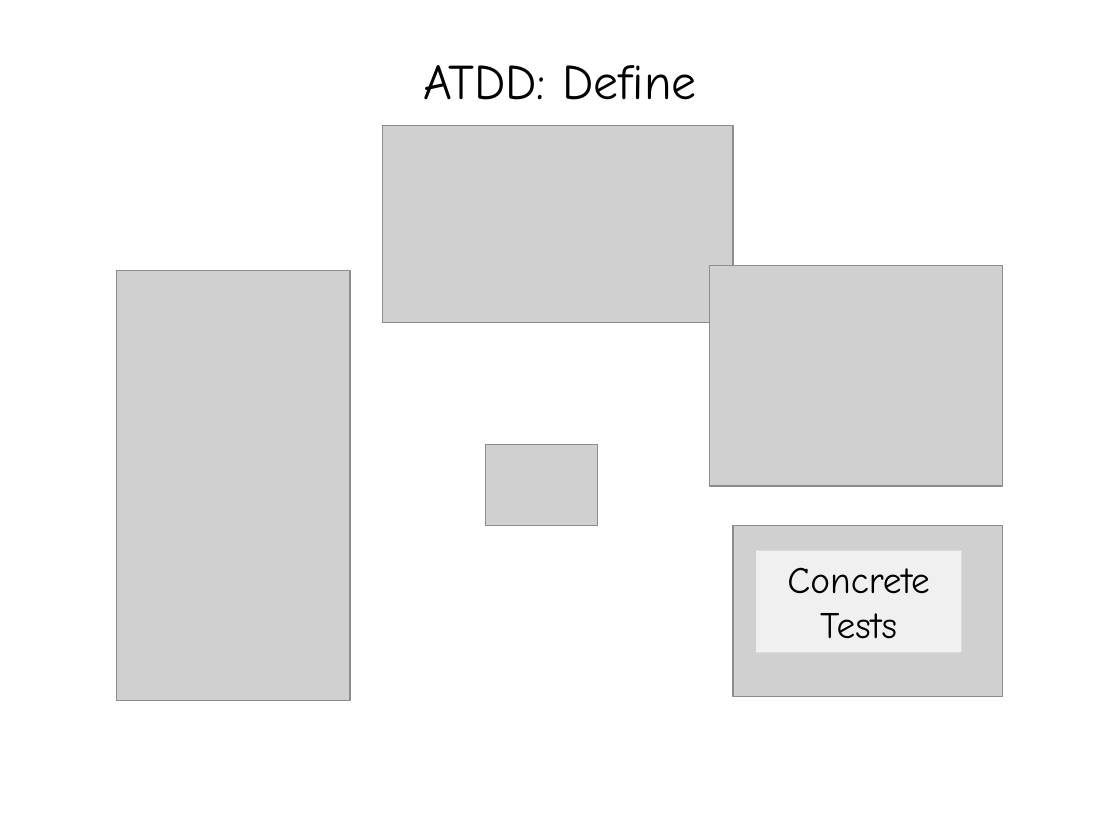
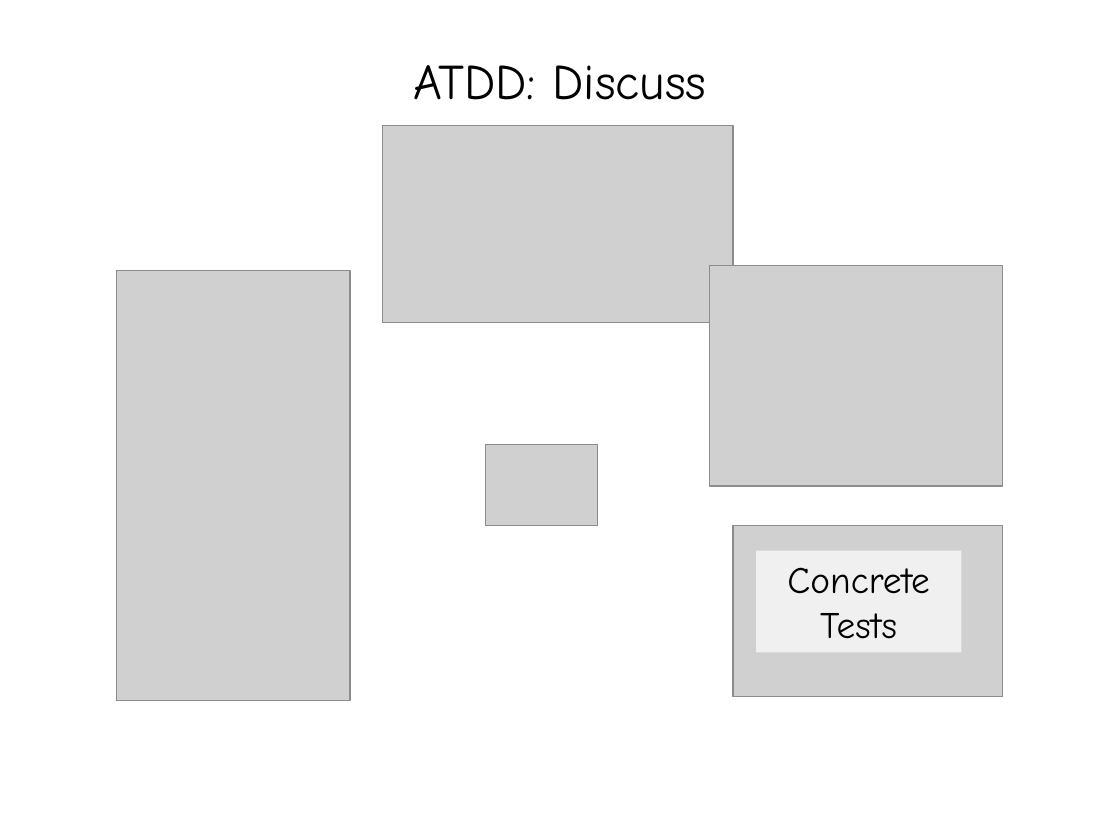
Before and after one commit to testobsessed/ATDD-demo, a slide deck: slide 2 of doc/atdd-overview.pptx. Drawn at 1120x840 pixels with LibreOffice and Linux fonts; fonts in the diff are those of the drawing; grey boxes stand for pictures. Boxes give left, top, right and bottom in pixels: in the first picture for what was removed or moved away, otherwise in the second. Text is boxed around its words. In the diff, an @@ line names an element or a change of style, - is before the commit and + after.

```diff
--- a/doc/atdd-overview.pptx
+++ b/doc/atdd-overview.pptx
@@ title at box(413, 65, 707, 100): text changed @@
-ATDD: Define
+ATDD: Discuss
```
Also in this commit, not shown: 2 other slides changed, 14 other files.
